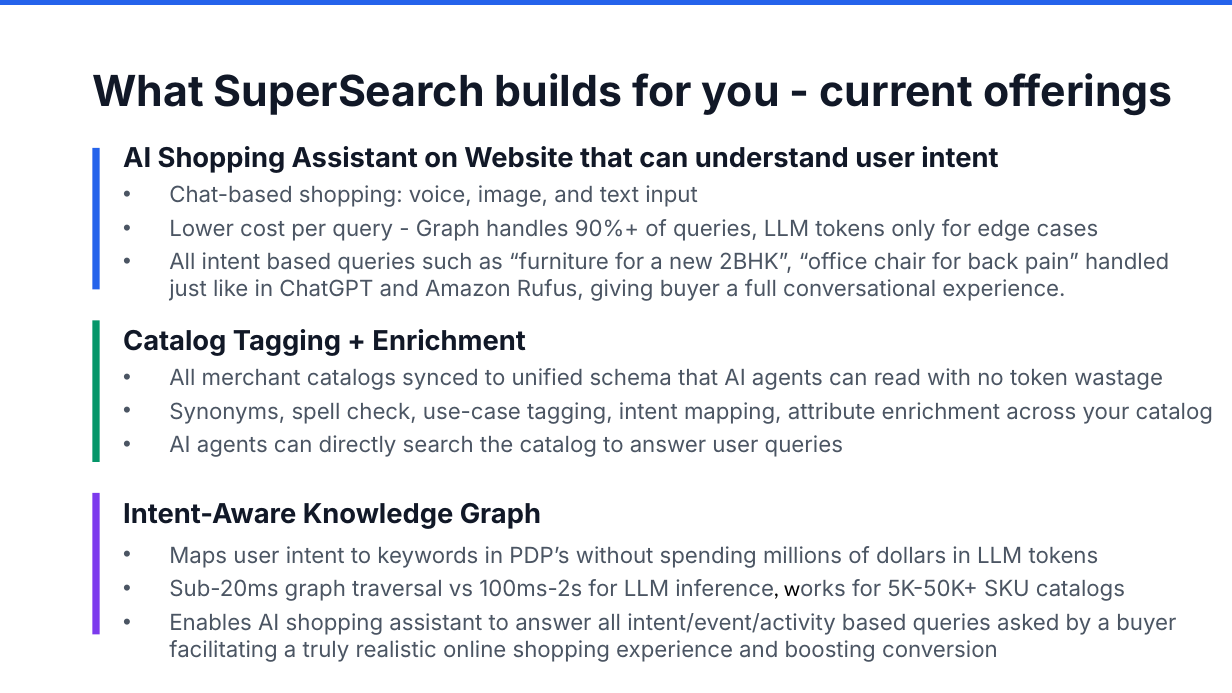
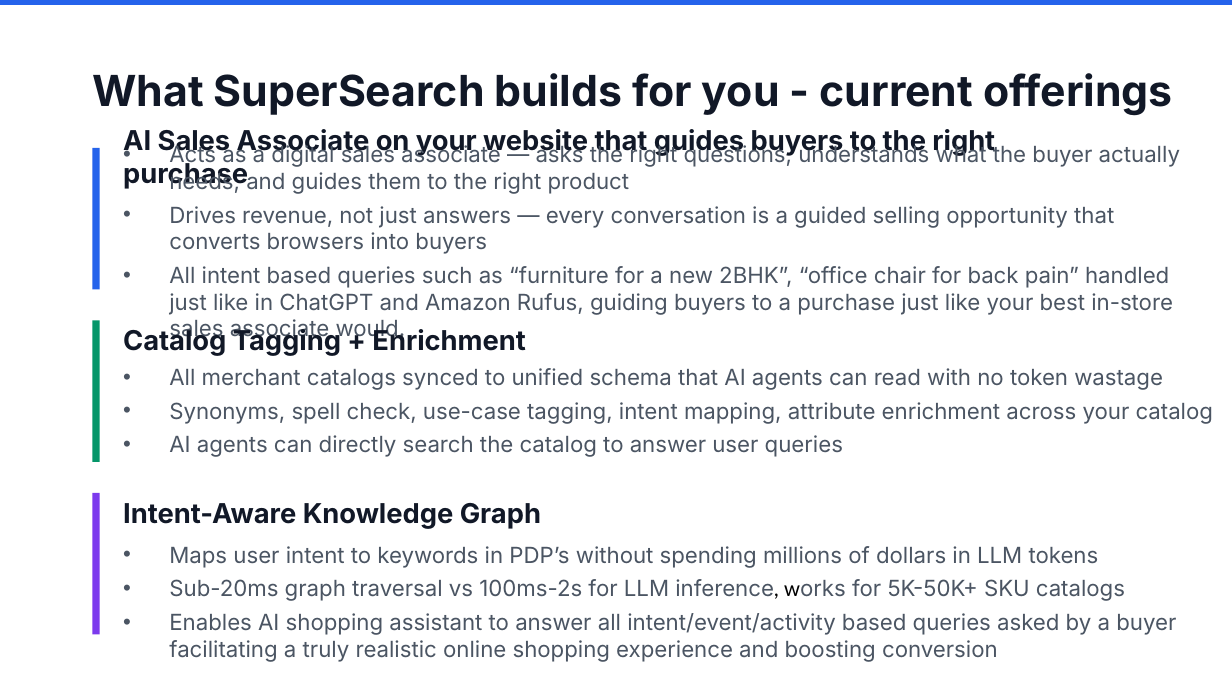
Before and after one commit to aantrikshhh/supersearch-ppt-templates, a slide deck: slide 8 of output/SS_Generic_Furniture.pptx. Drawn at 1232x693 pixels with LibreOffice and Linux fonts; fonts in the diff are those of the drawing. Boxes give left, top, right and bottom in pixels: in the first picture for what was removed or moved away, otherwise in the second. Text is boxed around its words. In the diff, an @@ line names an element or a change of style, - is before the commit and + after.

```diff
--- a/output/SS_Generic_Furniture.pptx
+++ b/output/SS_Generic_Furniture.pptx
@@ text at box(123, 129, 995, 189): text changed @@
-AI Shopping Assistant on Website that can understand user intent
+AI Sales Associate on your website that guides buyers to the right purchase
@@ text at box(169, 143, 1180, 342): text changed @@
-• Chat-based shopping: voice, image, and text input
-• Lower cost per query - Graph handles 90%+ of queries, LLM tokens only for edge cases
-• All intent based queries such as “furniture for a new 2BHK”, “office chair for back pain” handled just like in ChatGPT and Amazon Rufus, giving buyer a full conversational experience.
+• Acts as a digital sales associate — asks the right questions, understands what the buyer actually needs, and guides them to the right product
+• Drives revenue, not just answers — every conversation is a guided selling opportunity that converts browsers into buyers
+• All intent based queries such as “furniture for a new 2BHK”, “office chair for back pain” handled just like in ChatGPT and Amazon Rufus, guiding buyers to a purchase just like your best in-store sales associate would.
```
Also in this commit, not shown: 2 other slides changed, 6 other files.
